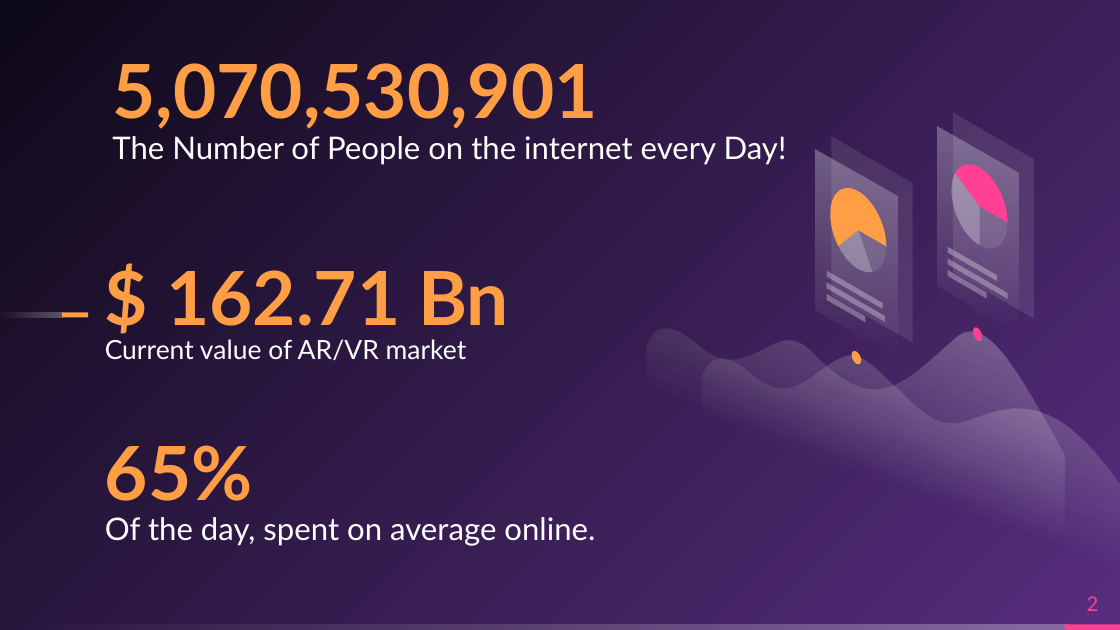
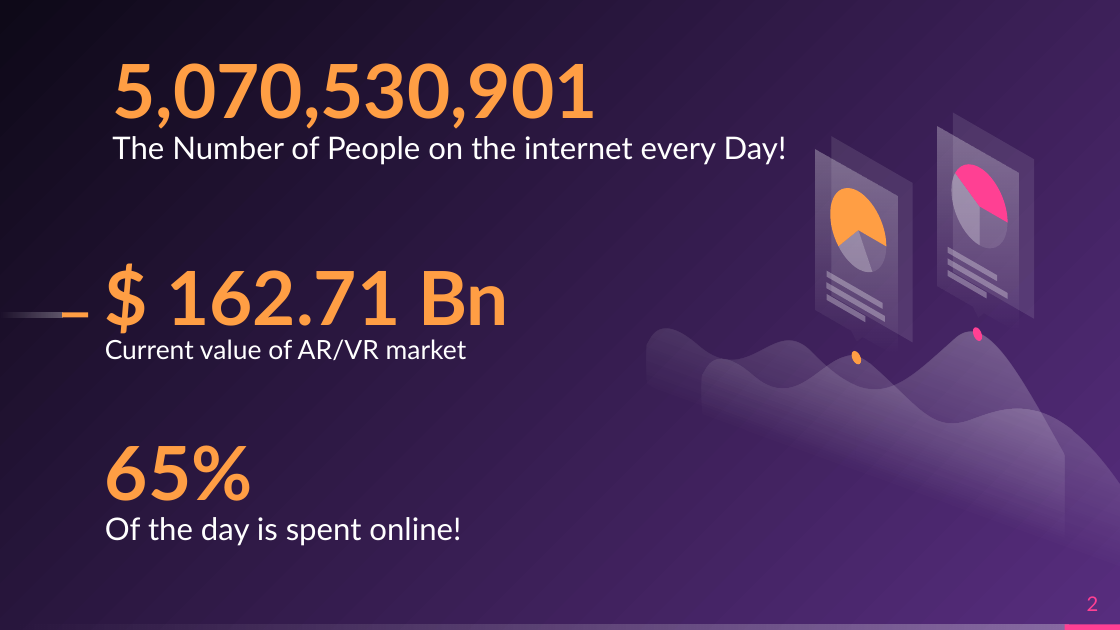
Before and after one commit to sacredvoid/hackUMass22, a slide deck: slide 2 of Meta-Indentity.pptx. Drawn at 1120x630 pixels with LibreOffice and Linux fonts; fonts in the diff are those of the drawing. Boxes give left, top, right and bottom in pixels: in the first picture for what was removed or moved away, otherwise in the second. Text is boxed around its words. In the diff, an @@ line names an element or a change of style, - is before the commit and + after.

```diff
--- a/Meta-Indentity.pptx
+++ b/Meta-Indentity.pptx
@@ subtitle at [105,517,461,546]: text changed @@
-Of the day, spent on average online.
+Of the day is spent online!
```
Also in this commit, not shown: 6 other slides changed, 1 slide added.
